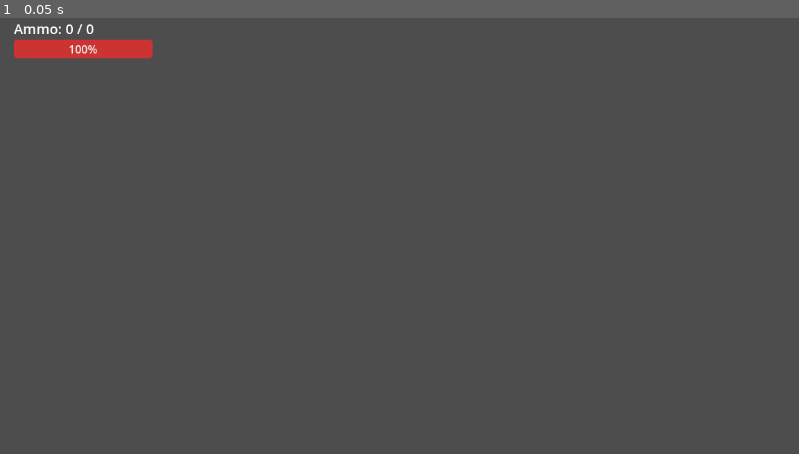
Above: before the commit, frame 1.
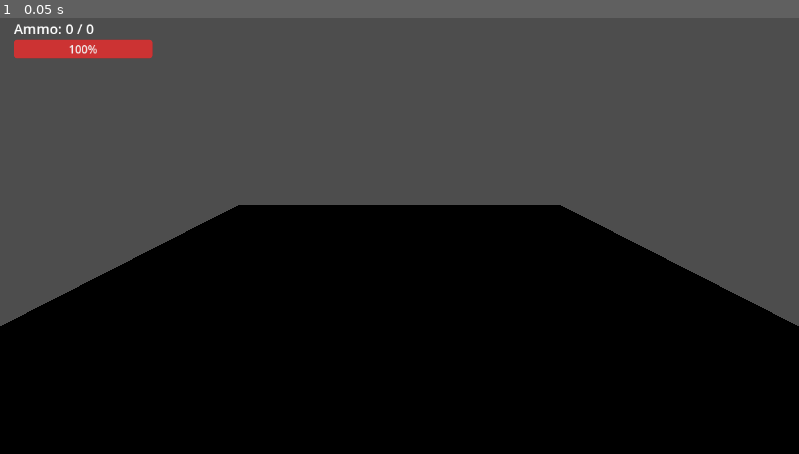
Above: after the commit, the same moment.

Repository: kr13ger/Voxel-Gorky
Game: Godot game, scene res://scenes/main/main.tscn
Same seed, same stepped clock (60 frames per second), same inputs: the game is played once before the commit and once after it.
Inputs:
- Up to frame 1 (0.05 s): no input

The runs differ from the first frame. In frame 1, 49% of the frame differs, in the area x 0-100%, y 42-100%.
Error after the commit: Invalid call. Nonexistent function 'empty' in base 'Dictionary'. (res://scripts/autoload/LocationManager.gd:84)

Commit message:
liteweight build 4

Diff:
--- a/scenes/main/MainScene.gd
+++ b/scenes/main/MainScene.gd
@@ -9,18 +9,51 @@
 @onready var ui = $UI
 
 func _ready() -> void:
+	print("MainScene _ready starting")
+
+	# Check if nodes exist
+	print("Environment node exists: ", environment_node != null)
+	print("Player vehicle exists: ", player_vehicle != null)
+	print("ProjectilePoolManager exists: ", projectile_pool_manager != null)
+
 	# Initialize location manager
-	LocationManager.initialize_location(environment_node, environment_size, voxel_size)
-
-	# Generate environment
-	_generate_environment()
-
-	# Setup camera
-	_setup_follow_camera()
+	if environment_node:
+		print("Initializing location manager...")
+		LocationManager.initialize_location(environment_node, environment_size, voxel_size)
+		print("Location manager initialized")
+
+		# Generate environment
+		print("Starting environment generation...")
+		_generate_environment()
+		print("Environment generation completed")
+	else:
+		print("ERROR: Environment node not found!")
+
+		# Create a temporary environment node
+		print("Creating temporary environment node")
+		environment_node = Node3D.new()
+		environment_node.name = "Environment"
+		add_child(environment_node)
+
+		# Try again
+		print("Retrying location initialization...")
+		LocationManager.initialize_location(environment_node, environment_size, voxel_size)
+		_generate_environment()
+
+	# Setup camera if needed
+	if player_vehicle:
+		print("Setting up camera...")
+		_setup_follow_camera()
+		print("Camera setup completed")
 
 	# Initialize projectile pools
-	projectile_pool_manager.initialize_pool("standard_shell", 20)
-	projectile_pool_manager.initialize_pool("explosive_shell", 10)
+	if projectile_pool_manager:
+		print("Initializing projectile pools...")
+		projectile_pool_manager.initialize_pool("standard_shell", 20)
+		projectile_pool_manager.initialize_pool("explosive_shell", 10)
+		print("Projectile pools initialized")
+	else:
+		print("ERROR: ProjectilePoolManager not found!")
 
 	Logger.info("Main scene initialized", "MainScene")
 
@@ -28,15 +61,19 @@
 	_update_ui()
 
 func _generate_environment() -> void:
+	print("Generating environment...")
+
 	# Create a flat ground
 	_create_ground()
 
+
 	# Create some obstacles
 	_create_obstacles()
 
 	Logger.info("Environment generated", "MainScene")
 
 func _create_ground() -> void:
+	print("Creating ground...")
 	# Create a flat ground plane
 	var ground_mesh = PlaneMesh.new()
 	ground_mesh.size = Vector2(environment_size.x, environment_size.z) * voxel_size
@@ -44,8 +81,26 @@
 	var ground = MeshInstance3D.new()
 	ground.mesh = ground_mesh
 
+	# Create a grid material to better visualize movement
 	var ground_material = StandardMaterial3D.new()
-	ground_material.albedo_color = Color(0.3, 0.5, 0.2)
+	ground_material.albedo_color = Color(0.2, 0.5, 0.2)
+
+	# Add a grid texture
+	var checker = ImageTexture.new()
+	var img = Image.new()
+	img.create(64, 64, false, Image.FORMAT_RGB8)
+	img.fill(Color(0.2, 0.5, 0.2))
+
+	# Draw grid lines
+	for i in range(64):
+		if i % 8 == 0:
+			for j in range(64):
+				img.set_pixel(i, j, Color(0.1, 0.3, 0.1))
+				img.set_pixel(j, i, Color(0.1, 0.3, 0.1))
+
+	checker = ImageTexture.create_from_image(img)
+	ground_material.albedo_texture = checker
+	ground_material.uv1_scale = Vector3(environment_size.x, environment_size.z, 1)
 	ground.material_override = ground_material
 
 	# Add collision
@@ -59,9 +114,10 @@
 
 	environment_node.add_child(ground)
 	ground.position.y = -0.05  # Slightly below origin to avoid z-fighting
+	print("Ground created")
 
 func _create_obstacles() -> void:
-	# Create some walls and structures using voxels
+	print("Creating obstacles...")
 
 	# Create a small fort structure
 	for x in range(-5, 6):
@@ -77,6 +133,32 @@
 					}
 					LocationManager.set_voxel(position, voxel_data)
 
+	# Create some pillars for reference
+	for i in range(4):
+		var x = 10 * cos(i * PI/2)
+		var z = 10 * sin(i * PI/2)
+
+		# Create a tall pillar
+		for y in range(0, 6):
+			var position = Vector3(x, y, z) * voxel_size
+			var voxel_data = {
+				"type": "metal",
+				"instance": null,
+				"durability": 50.0
+			}
+			LocationManager.set_voxel(position, voxel_data)
+
+	# Create a ramp to test vertical movement
+	for x in range(0, 10):
+		var y = floor(x / 3) # Creates a stepped ramp
+		var position = Vector3(x - 5, y, 10) * voxel_size
+		var voxel_data = {
+			"type": "dirt",
+			"instance": null,
+			"durability": 10.0
+		}
+		LocationManager.set_voxel(position, voxel_data)
+
 	# Create some scattered blocks
 	for i in range(30):
 		var x = randi_range(-int(environment_size.x/2) + 2, int(environment_size.x/2) - 2)
@@ -97,6 +179,8 @@
 			}
 			LocationManager.set_voxel(position, voxel_data)
 
+	print("Obstacles created")
+
 func _setup_follow_camera() -> void:
 	var camera = Camera3D.new()
 	var spring_arm = SpringArm3D.new()
@@ -115,8 +199,10 @@
 func _update_ui() -> void:
 	# Update UI elements like ammo counter
 	if player_vehicle and ui:
-		var weapon_component = player_vehicle.get_component(WeaponComponent)
-		var health_component = player_vehicle.get_component(HealthComponent)
+		var weapon_component_script = load("res://scripts/components/WeaponComponent.gd")
+		var health_component_script = load("res://scripts/components/HealthComponent.gd")
+		var weapon_component = player_vehicle.get_component(weapon_component_script)
+		var health_component = player_vehicle.get_component(health_component_script)
 
 		if weapon_component and ui.has_node("AmmoCounter"):
 			ui.get_node("AmmoCounter").text = "Ammo: %d / %d" % [
--- a/scenes/main/main.tscn
+++ b/scenes/main/main.tscn
@@ -1,5 +1,6 @@
-[gd_scene load_steps=10 format=3 uid="uid://dyc2g7ysxu68k"]
+[gd_scene load_steps=11 format=3 uid="uid://dyc2g7ysxu68k"]
 
+[ext_resource type="Script" uid="uid://bhb8clpeuw2p1" path="res://scenes/main/MainScene.gd" id="1_hujxm"]
 [ext_resource type="Script" uid="uid://qe5bdy37oci0" path="res://scripts/Vehicle.gd" id="1_k2fmo"]
 [ext_resource type="Script" uid="uid://dplcyiiy76lqm" path="res://scripts/resources/ProjectilePoolManager.gd" id="2_l3cfh"]
 [ext_resource type="Script" uid="uid://cor2drr88ac5k" path="res://scripts/components/HealthComponent.gd" id="2_ow5a4"]
@@ -18,6 +19,7 @@
 size = Vector3(1, 0.5, 2)
 
 [node name="Main" type="Node3D"]
+script = ExtResource("1_hujxm")
 
 [node name="PlayerVehicle" type="CharacterBody3D" parent="."]
 script = ExtResource("1_k2fmo")
@@ -42,6 +44,17 @@
 [node name="CollisionShape3D" type="CollisionShape3D" parent="PlayerVehicle"]
 shape = SubResource("BoxShape3D_ouso4")
 
+[node name="SpringArm3D" type="SpringArm3D" parent="PlayerVehicle"]
+transform = Transform3D(1, 0, 0, 0, 0.939693, 0.34202, 0, -0.34202, 0.939693, 0, 2, 0)
+spring_length = 8.0
+margin = 0.5
+
+[node name="Camera3D" type="Camera3D" parent="PlayerVehicle/SpringArm3D"]
+transform = Transform3D(1, 0, 0, 0, 0.965926, 0.258819, 0, -0.258819, 0.965926, 0, 1.08429, 1.74226)
+current = true
+fov = 45.0
+far = 300.0
+
 [node name="Environment" type="Node3D" parent="."]
 
 [node name="ProjectilePoolManager" type="Node" parent="."]
--- a/scripts/Projectile.gd
+++ b/scripts/Projectile.gd
@@ -109,7 +109,8 @@
 
 	# Try to find HealthComponent in the target
 	if target.has_method("get_component"):
-		health_component = target.get_component(HealthComponent)
+		var health_component_script = load("res://scripts/components/HealthComponent.gd")
+		health_component = target.get_component(health_component_script)
 	else:
 		# Look for HealthComponent in children
 		for child in target.get_children():
